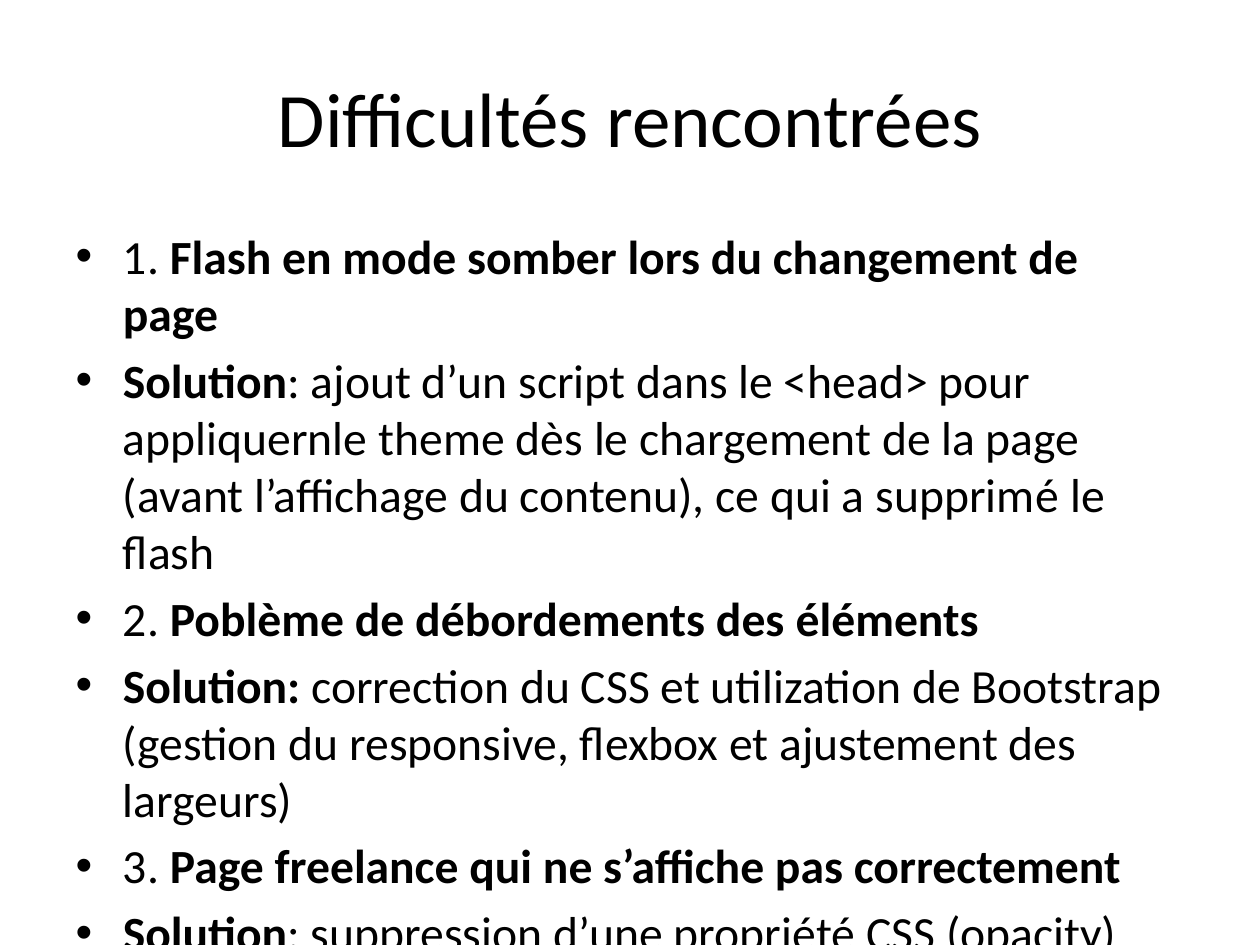
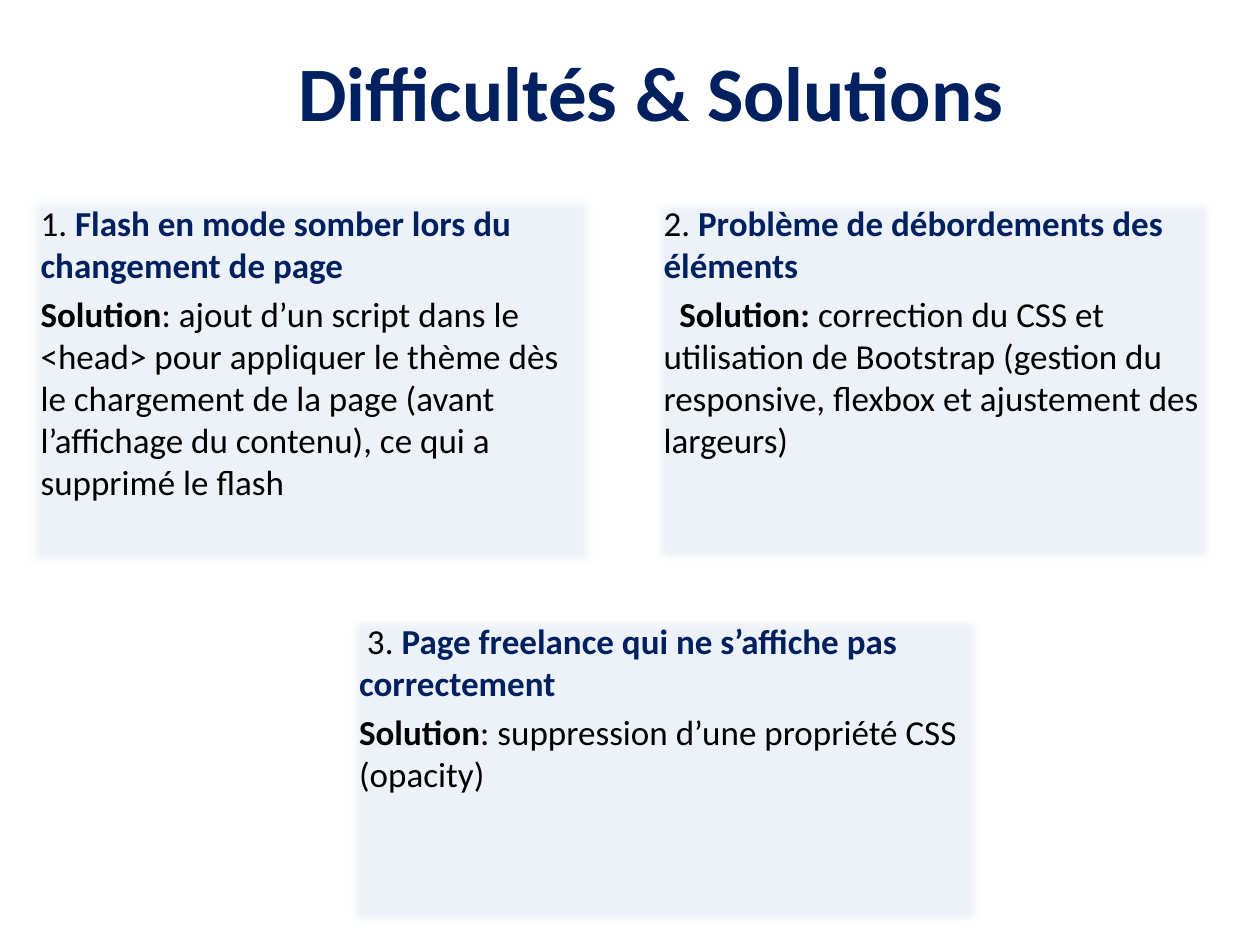
Before and after one commit to sophiesticated221/TIMERA-OUMOULKHAIRI-AfriTalent, a slide deck: slide 11 of docs/TIMERA_OUMOULKHAIRI_Presentation.pptx. Drawn at 1260x945 pixels with LibreOffice and Linux fonts; fonts in the diff are those of the drawing. Boxes give left, top, right and bottom in pixels: in the first picture for what was removed or moved away, otherwise in the second. Text is boxed around its words. In the diff, an @@ line names an element or a change of style, - is before the commit and + after.

```diff
--- a/docs/TIMERA_OUMOULKHAIRI_Presentation.pptx
+++ b/docs/TIMERA_OUMOULKHAIRI_Presentation.pptx
@@ title at (298,67,1003,122): text changed; text colour #000000 to #002060; bold on @@
-Difficultés rencontrées
+Difficultés & Solutions
@@ text "1. Flash en mode somber ...": place and size @@
-text "1. Flash en mode somber ..." at (123,240,1161,891)
+text "1. Flash en mode somber ..." at (41,211,559,501)
@@ text at (41,211,511,284): size 27.2 to 20 pt in "1. Flash en mode somber lors du ..."; text colour #000000 to #002060 in "Flash en mode somber lors du changement ..."; bullet • to none; less space between paragraphs @@
@@ text added at (664,211,1199,459), 20 pt, text #000000 @@
+2. Problème de débordements des éléments
+Solution: correction du CSS et utilisation de Bootstrap (gestion du responsive, flexbox et ajustement des largeurs)
@@ text at (41,302,559,501): text changed; size 27.2 to 20 pt @@
-• Solution: ajout d’un script dans le <head> pour appliquernle theme dès le chargement de la page (avant l’affichage du contenu), ce qui a supprimé le flash
-• 2. Poblème de débordements des éléments
-• Solution: correction du CSS et utilization de Bootstrap (gestion du responsive, flexbox et ajustement des largeurs)
-• 3. Page freelance qui ne s’affiche pas correctement
-• Solution: suppression d’une propriété CSS (opacity)
+Solution: ajout d’un script dans le <head> pour appliquer le thème dès le chargement de la page (avant l’affichage du contenu), ce qui a supprimé le flash
@@ text added at (359,628,957,793), 20 pt, text #000000, bold @@
+3. Page freelance qui ne s’affiche pas correctement
+Solution: suppression d’une propriété CSS (opacity)
```
Also in this commit, not shown: 14 other slides changed.
